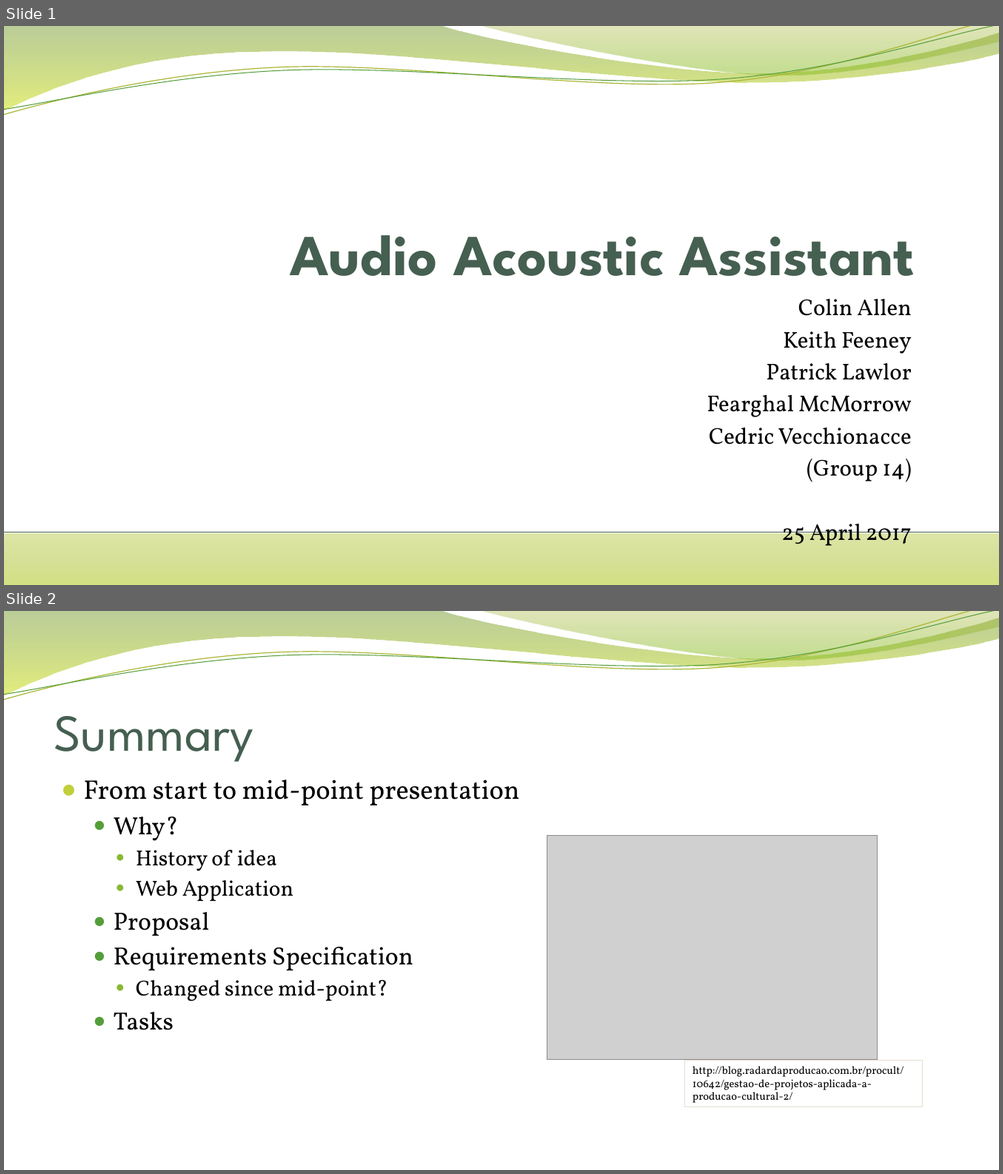
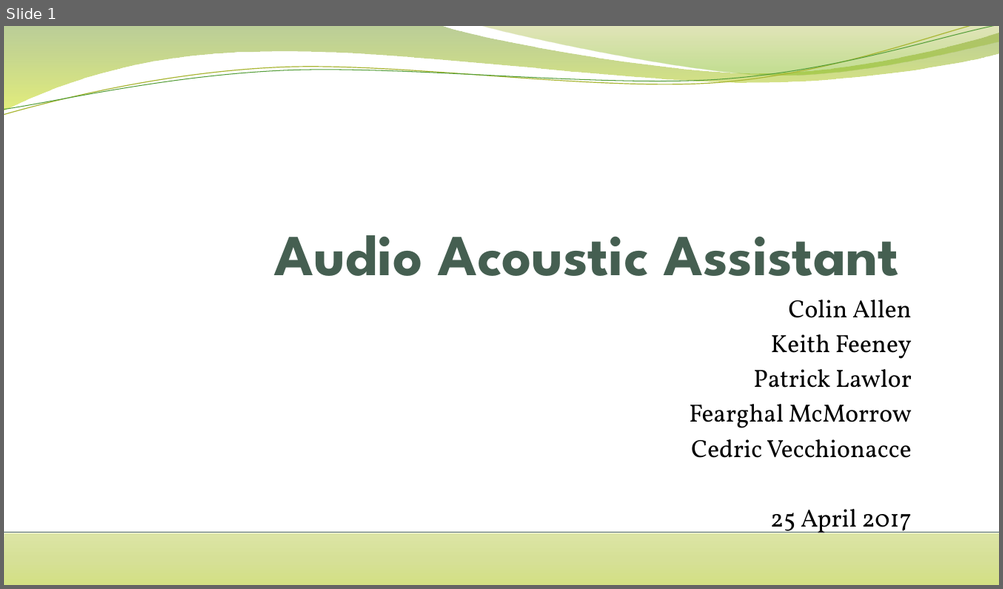
Before and after one commit to CedricVz/AAA, a slide deck: Final presentation.pptx. Shown one above the other, each under a label of ours: slides 1 and 2 before the commit, slide 1 after it. The pictures are 1003x1174 and 1003x589 pixels, drawn with LibreOffice and Linux fonts; fonts in the diff are those of the drawing; grey boxes stand for pictures; background and template pictures are left out. Boxes give left, top, right and bottom in pixels: in the first picture for what was removed or moved away, otherwise in the second. Text is boxed around its words. In the diff, an @@ line names an element or a change of style, - is before the commit and + after.

```diff
--- a/Final presentation.pptx
+++ b/Final presentation.pptx
@@ slide 2 removed at (x1=4, y1=611, x2=999, y2=1170), background picture (left out); not listed: 4 template elements that a slide beside it also shows @@
@@ title removed at (x1=54, y1=716, x2=253, y2=762) @@
-Summary
@@ text removed at (x1=83, y1=780, x2=519, y2=1031) @@
-● From start to mid-point presentation
-  ● Why?
-    ● History of idea
-    ● Web Application
-  ● Proposal
-  ● Requirements Specification
-    ● Changed since mid-point?
-  ● Tasks
@@ picture removed at (x1=546, y1=835, x2=877, y2=1060) @@
@@ rectangle removed at (x1=686, y1=1060, x2=922, y2=1107) @@
-http://blog.radardaproducao.com.br/procult/10642/gestao-de-projetos-aplicada-a-producao-cultural-2/
@@ slide 1 changed as well @@
@@ title "Audio Acoustic Assistant" moved from (x1=290, y1=235, x2=913, y2=276) to (x1=274, y1=235, x2=898, y2=276) @@
@@ subtitle "Colin Allen" at (x1=688, y1=300, x2=911, y2=539): size 22.1 to 24.1 pt @@
@@ subtitle at (x1=806, y1=459, x2=910, y2=483): paragraph removed @@
-(Group 14)
```
Also in this commit, not shown: 3 other slides changed, 2 slides added, 3 other slides removed, 2 other files.
